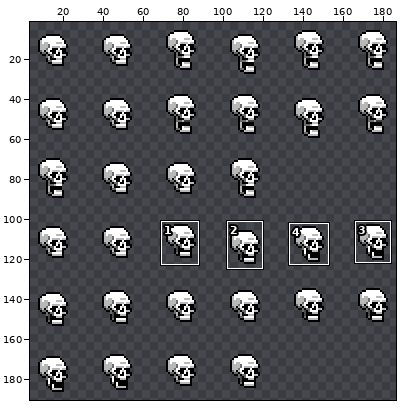
Edited in one commit: sprite sheet (Assets/skull gif/skull spritesheet.png). The first picture is a wide view before the edit; the outline marks the close-up.
Close-up. As it was:
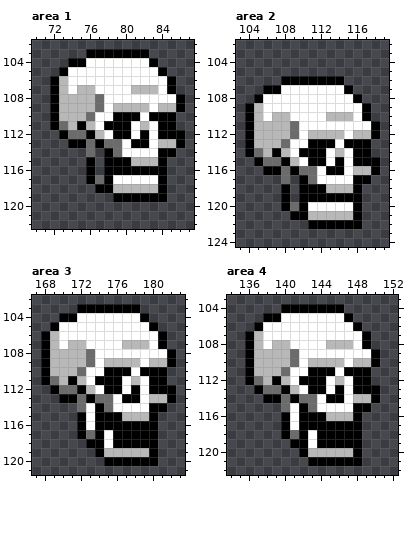
The file is 192x200 pixels. Colours within 5 levels of each other are drawn and written as one. Shown: area 1: x 70..87, y 102..122; area 2: x 103..119, y 102..124; area 3: x 167..183, y 102..121; area 4: x 134..152, y 103..122. The wide view leaves out empty margins. The commit also changed other parts of the picture, which this record leaves out.
Now the later version:
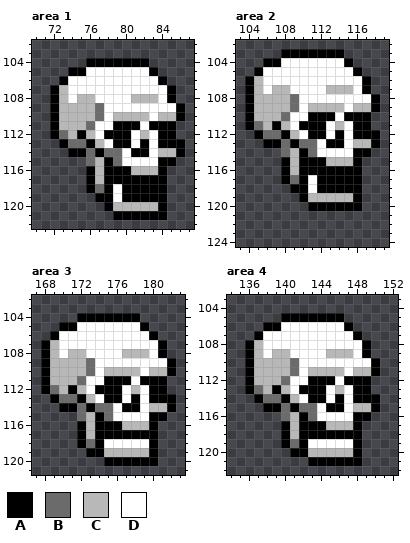
Palette (. is transparent): A #000000  B #6b6b6b  C #b8b8b8  D #ffffff
Difference:
--- area 1
@@ x 70..87 @@
 102 ..................
-103 ......AAAAAAA.....
-104 ....AADDDDDDDA....
-105 ...ADDDDDDDDDDA...
-106 ..ACDDDDDDDDDDDA..
-107 ..ACDCCDDDDCCCDA..
-108 ..ACCCCBDDDDDDDDA.
-109 ..ACCCCBDCCCCDCCA.
-110 ..ACCCBDDAAADAAA..
-111 ..ABCACDAAADCDAA..
-112 ...ABBACDAADADAAA.
-113 ....AABABBDAADCCA.
-114 ......B.ABDDDDAA..
-115 ......A.AAACCCA...
-116 ......A.AAAAAAA...
-117 ......ABADDDDDA...
-118 .......AACCCCCA...
-119 .........AAAAAA...
-120 ..................
-121 ..................
+103 ..................
+104 ......AAAAAAA.....
+105 ....AADDDDDDDA....
+106 ...ADDDDDDDDDDA...
+107 ..ACDDDDDDDDDDDA..
+108 ..ACDCCDDDDCCCDA..
+109 ..ACCCCBDDDDDDDDA.
+110 ..ACCCCBDCCCCDCCA.
+111 ..ACCCBDDAAADAAA..
+112 ..ABCACDAAADCDAA..
+113 ...ABBACDAADADAAA.
+114 ....AABABBDAADCCA.
+115 ......BCABDDDDAA..
+116 ......ACAAACCCA...
+117 ......ACAAAAAAA...
+118 ......ABADAAAAA...
+119 .......AADAAAAA...
+120 ........ACCCCCA...
+121 .........AAAAAA...
 122 ..................
--- area 2
@@ x 103..119 @@
 102 .................
-103 .................
-104 .................
-105 .................
-106 .....AAAAAAA.....
-107 ...AADDDDDDDA....
-108 ..ADDDDDDDDDDA...
-109 .ACDDDDDDDDDDDA..
-110 .ACDCCDDDDCCCDA..
-111 .ACCCCBDDDDDDDDA.
-112 .ACCCCBDCCCCDCCA.
-113 .ACCCBDDAAADAAA..
-114 .ABCACDAAADCDAA..
-115 ..ABBACDAADADAAA.
-116 ...AABABBDAADCCA.
-117 .....B.ABDDDDAA..
-118 .....A.AAACCCA...
-119 .....A.AAAAAAA...
-120 .....ABADDDDDA...
-121 ......AACCCCCA...
-122 ........AAAAAA...
+103 .....AAAAAAA.....
+104 ...AADDDDDDDA....
+105 ..ADDDDDDDDDDA...
+106 .ACDDDDDDDDDDDA..
+107 .ACDCCDDDDCCCDA..
+108 .ACCCCBDDDDDDDDA.
+109 .ACCCCBDCCCCDCCA.
+110 .ACCCBDDAAADAAA..
+111 .ABCACDAAADCDAA..
+112 ..ABBACDAADADAAA.
+113 ...AABABBDAADCCA.
+114 .....BCABDDDDAA..
+115 .....ACAAACCCA...
+116 .....ACAAAAAAA...
+117 .....ABADAAAAA...
+118 ......AADAAAAA...
+119 .......ACCCCCA...
+120 ........AAAAAA...
+121 .................
+122 .................
 123 .................
--- area 3
@@ x 167..183 @@
 102 .................
-103 .....AAAAAAA.....
-104 ...AADDDDDDDA....
-105 ..ADDDDDDDDDDA...
-106 .ACDDDDDDDDDDDA..
-107 .ACDCCDDDDCCCDA..
-108 .ACCCCBDDDDDDDDA.
-109 .ACCCCBDCCCCDCCA.
-110 .ACCCBDDAAADAAA..
-111 .ABCACDAAADCDAA..
-112 ..ABBACDAADADAAA.
-113 ...AABABBDAADCCA.
-114 .....BDABDDDDAA..
-115 .....ADAAACCCA...
-116 .....ADAAAAAAA...
-117 .....ABADAAAAA...
-118 ......AADAAAAA...
-119 .......ACCCCCA...
+103 .................
+104 .....AAAAAAA.....
+105 ...AADDDDDDDA....
+106 ..ADDDDDDDDDDA...
+107 .ACDDDDDDDDDDDA..
+108 .ACDCCDDDDCCCDA..
+109 .ACCCCBDDDDDDDDA.
+110 .ACCCCBDCCCCDCCA.
+111 .ACCCBDDAAADAAA..
+112 .ABCACDAAADCDAA..
+113 ..ABBACDAADADAAA.
+114 ...AABABBDAADCCA.
+115 .....BCABDDDDAA..
+116 .....ACAAACCCA...
+117 .....ACAAAAAAA...
+118 .....ABADDDDDA...
+119 ......AACCCCCA...
 120 ........AAAAAA...
--- area 4
@@ x 134..152 @@
 103 ...................
-104 ......AAAAAAA......
-105 ....AADDDDDDDA.....
-106 ...ADDDDDDDDDDA....
-107 ..ACDDDDDDDDDDDA...
-108 ..ACDCCDDDDCCCDA...
-109 ..ACCCCBDDDDDDDDA..
-110 ..ACCCCBDCCCCDCCA..
-111 ..ACCCBDDAAADAAA...
-112 ..ABCACDAAADCDAA...
-113 ...ABBACDAADADAAA..
-114 ....AABABBDAADCCA..
-115 ......BDABDDDDAA...
-116 ......ADAAACCCA....
-117 ......ADAAAAAAA....
-118 ......ABADAAAAA....
-119 .......AADAAAAA....
-120 ........ACCCCCA....
+104 ...................
+105 ......AAAAAAA......
+106 ....AADDDDDDDA.....
+107 ...ADDDDDDDDDDA....
+108 ..ACDDDDDDDDDDDA...
+109 ..ACDCCDDDDCCCDA...
+110 ..ACCCCBDDDDDDDDA..
+111 ..ACCCCBDCCCCDCCA..
+112 ..ACCCBDDAAADAAA...
+113 ..ABCACDAAADCDAA...
+114 ...ABBACDAADADAAA..
+115 ....AABABBDAADCCA..
+116 ......BCABDDDDAA...
+117 ......ACAAACCCA....
+118 ......ACAAAAAAA....
+119 ......ABADDDDDA....
+120 .......AACCCCCA....
 121 .........AAAAAA....
Where, in picture pixels (left, top, right, bottom), the same in both close-ups:
changed: (50, 49, 185, 220)
changed: (245, 49, 380, 229)
changed: (41, 304, 176, 457)
changed: (245, 304, 380, 457)
